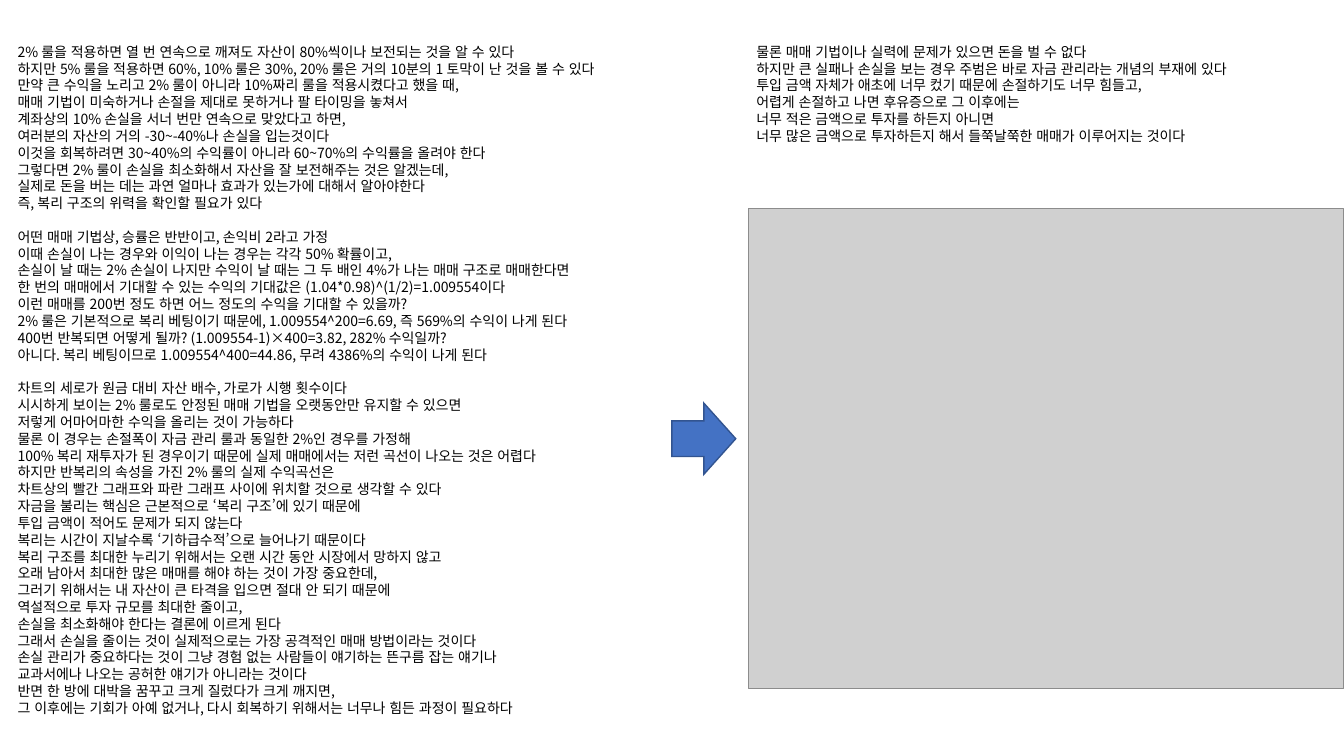
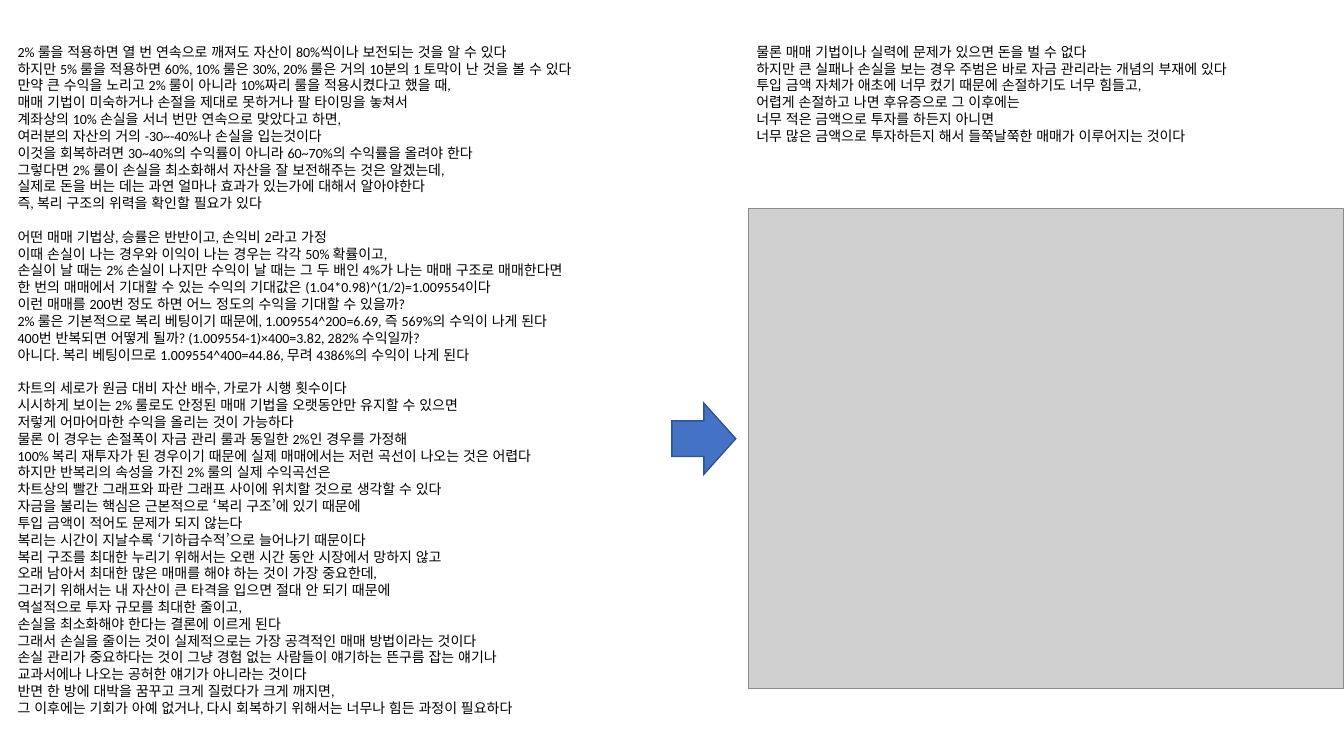
Before and after one commit to 2-SangH/neuti_meeting, a slide deck: slide 11 of 느티 회의록/교육 PPT 내용/커리큘럼 수정1.pptx. Drawn at 1344x756 pixels with LibreOffice and Linux fonts; fonts in the diff are those of the drawing; grey boxes stand for pictures. Boxes give left, top, right and bottom in pixels: in the first picture for what was removed or moved away, otherwise in the second. Text is boxed around its words. In the diff, an @@ line names an element or a change of style, - is before the commit and + after.

```diff
--- a/느티 회의록/교육 PPT 내용/커리큘럼 수정1.pptx
+++ b/느티 회의록/교육 PPT 내용/커리큘럼 수정1.pptx
@@ text "2% 룰을 적용하면 열 번 ..." at box(18, 45, 572, 715): font Noto Sans CJK KR to Calibri @@
@@ text "물론 매매 기법이나 실력에 문제가 ..." at box(756, 45, 1227, 142): font Noto Sans CJK KR to Calibri @@
```
Also in this commit, not shown: 9 other slides changed, 1 other file.
